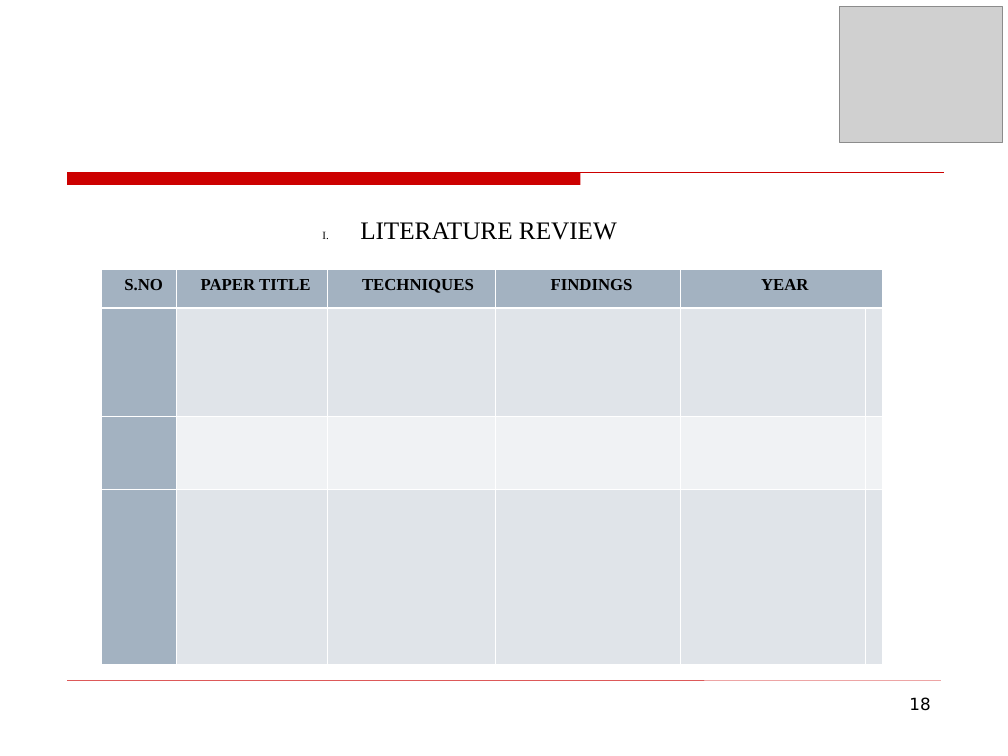
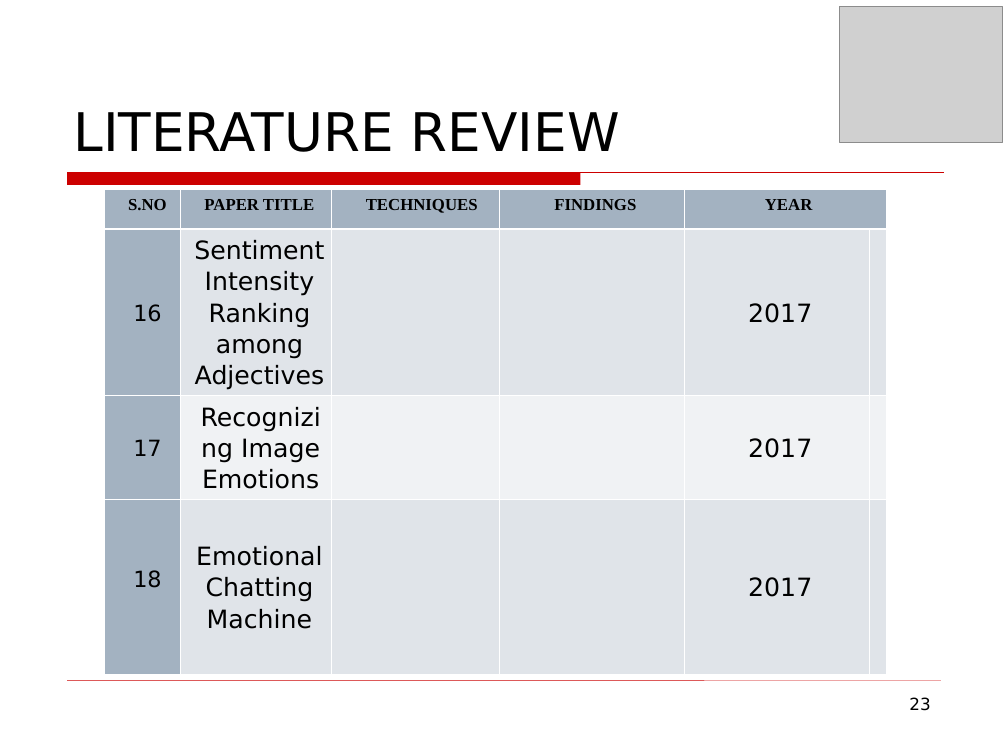
Before and after one commit to mohitlabs/Research, a slide deck: slide 23 of Emotionally Intelligent Machines(EIM's) & Sentiment Synthesis based on Ancient Vedic Astrology/Conference Paper.odp (slide 18 before the commit). Drawn at 1008x756 pixels with LibreOffice and Linux fonts; fonts in the diff are those of the drawing; grey boxes stand for pictures; background and template pictures are left out. Boxes give left, top, right and bottom in pixels: in the first picture for what was removed or moved away, otherwise in the second. Text is boxed around its words. In the diff, an @@ line names an element or a change of style, - is before the commit and + after.

```diff
--- a/Emotionally Intelligent Machines(EIM's) & Sentiment Synthesis based on Ancient Vedic Astrology/Conference Paper.odp
+++ b/Emotionally Intelligent Machines(EIM's) & Sentiment Synthesis based on Ancient Vedic Astrology/Conference Paper.odp
@@ title "LITERATURE REVIEW": place and size @@
-title "LITERATURE REVIEW" at bbox=[360, 222, 617, 240]
+title "LITERATURE REVIEW" at bbox=[73, 112, 620, 152]
@@ title "LITERATURE REVIEW" at bbox=[73, 112, 620, 152]: size 18 to 38 pt, font Times New Roman to DejaVu Sans; alignment centre to left; bullet I. to none; line spacing 0.9 to 1; less space between paragraphs; vertical alignment top to bottom @@
@@ table at bbox=[105, 190, 877, 669] @@
-row 2:  |  |  |  |  | 
+row 2: 16 | Sentiment Intensity Ranking among Adjectives |  |  | 2017 | 
-row 3:  |  |  |  |  | 
+row 3: 17 | Recognizing Image Emotions |  |  | 2017 | 
-row 4:  |  |  |  |  | 
+row 4: 18 | Emotional Chatting Machine |  |  | 2017 | 
@@ table: place and size @@
-table at bbox=[101, 269, 873, 665]
+table at bbox=[105, 190, 877, 669]
@@ page number at bbox=[909, 697, 930, 711]: text changed @@
-18
+23
```
Also in this commit, not shown: 1 other slide changed, 6 slides added, 1 other file.
